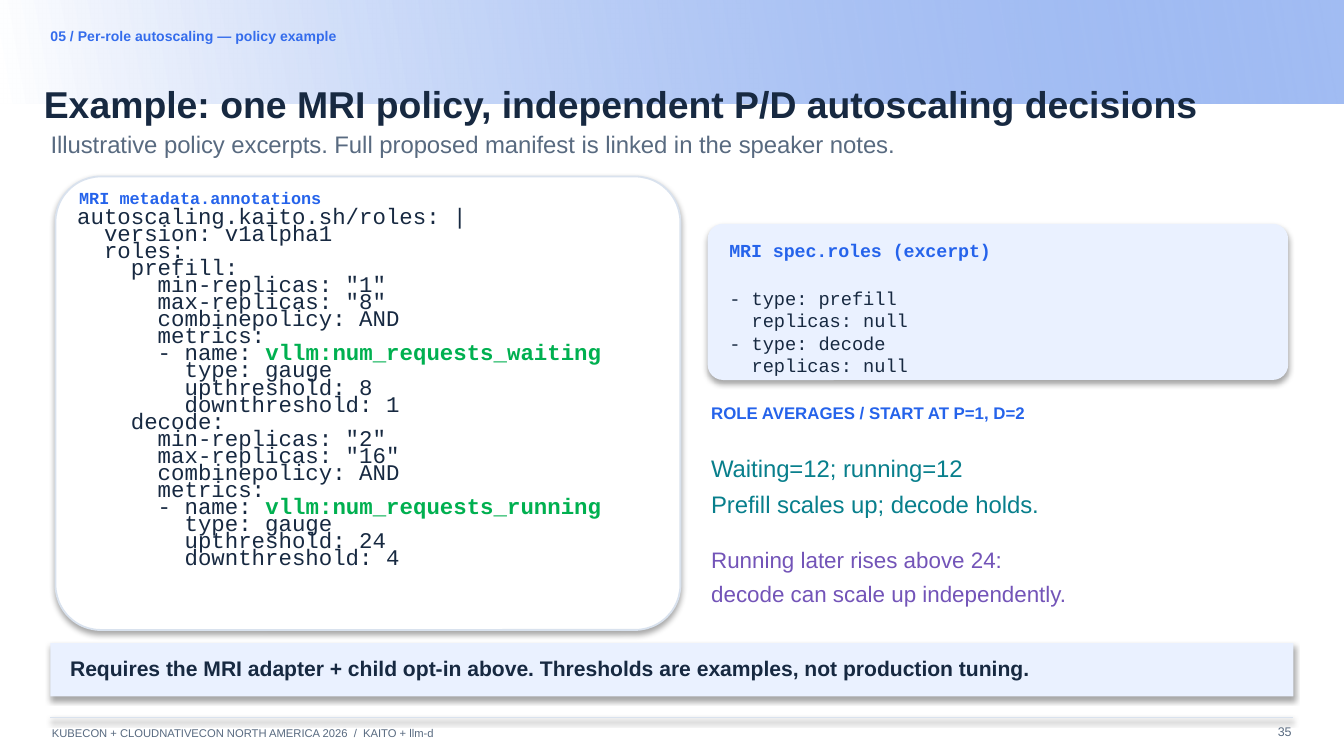
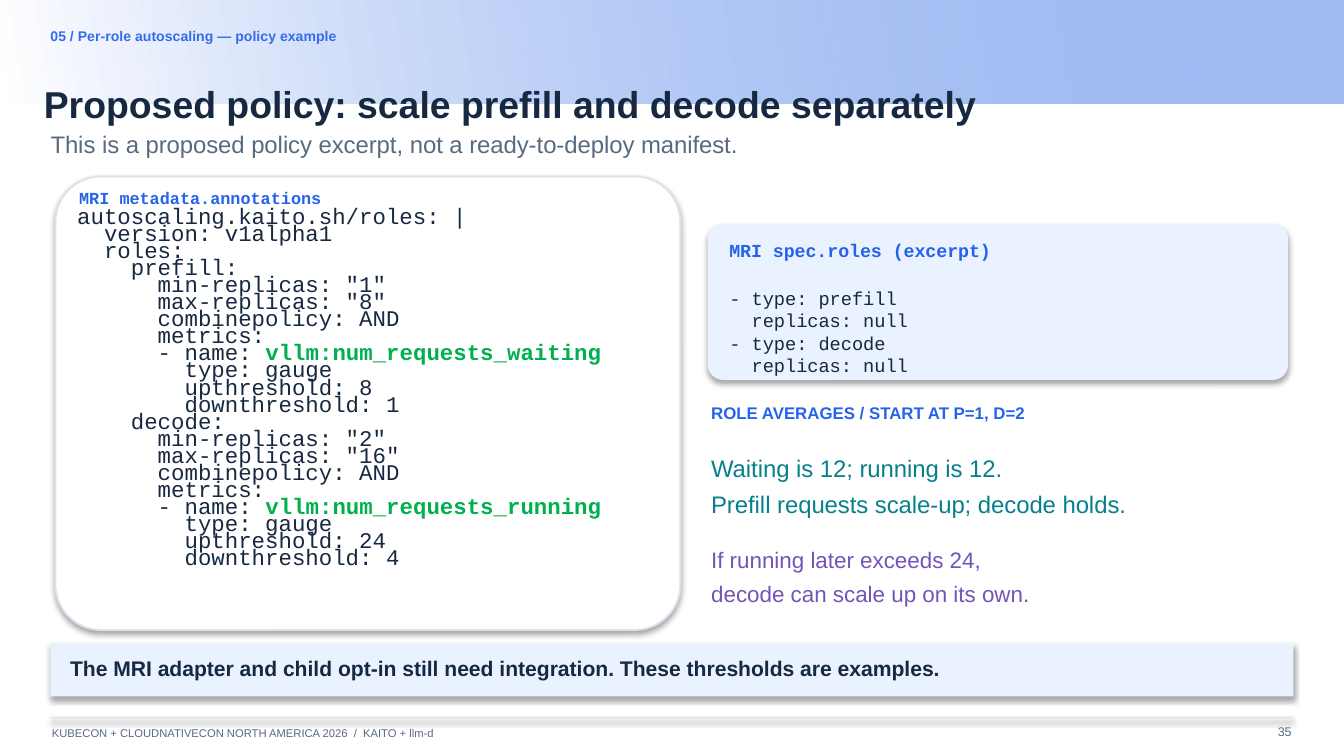
Before and after one commit to andyzhangx/demo, a slide deck: slide 35 of llm/pd-disaggregation/kubecon-na-2026-pd-disaggregation-kaito-llmd.pptx. Drawn at 1344x756 pixels with LibreOffice and Linux fonts; fonts in the diff are those of the drawing; background and template pictures are left out. Boxes give left, top, right and bottom in pixels: in the first picture for what was removed or moved away, otherwise in the second. Text is boxed around its words. In the diff, an @@ line names an element or a change of style, - is before the commit and + after.

```diff
--- a/llm/pd-disaggregation/kubecon-na-2026-pd-disaggregation-kaito-llmd.pptx
+++ b/llm/pd-disaggregation/kubecon-na-2026-pd-disaggregation-kaito-llmd.pptx
@@ text at <box>44,91,976,125</box>: text changed @@
-Example: one MRI policy, independent P/D autoscaling decisions
+Proposed policy: scale prefill and decode separately
@@ text at <box>51,135,737,158</box>: text changed @@
-Illustrative policy excerpts. Full proposed manifest is linked in the speaker notes.
+This is a proposed policy excerpt, not a ready-to-deploy manifest.
@@ text at <box>711,459,1126,518</box>: text changed @@
-Waiting=12; running=12
-Prefill scales up; decode holds.
+Waiting is 12; running is 12.
+Prefill requests scale-up; decode holds.
@@ text at <box>711,552,1029,607</box>: text changed @@
-Running later rises above 24:
-decode can scale up independently.
+If running later exceeds 24,
+decode can scale up on its own.
@@ text at <box>70,660,940,681</box>: text changed @@
-Requires the MRI adapter + child opt-in above. Thresholds are examples, not production tuning.
+The MRI adapter and child opt-in still need integration. These thresholds are examples.
```
Also in this commit, not shown: 48 other slides changed.
